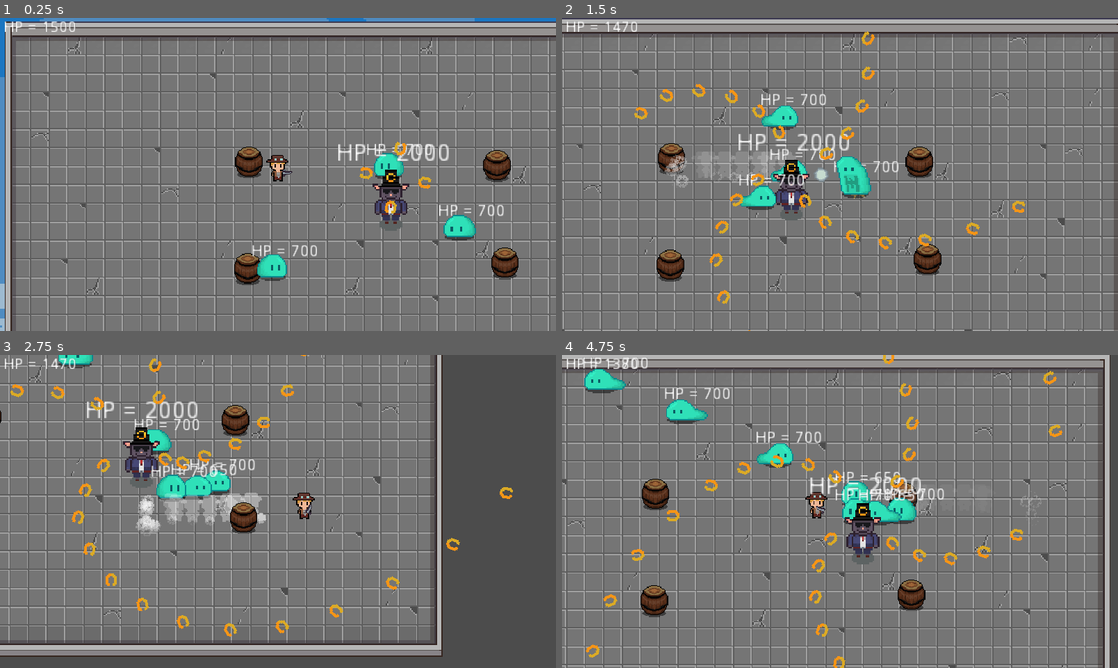
Above: before the commit, frames 1-4 (two rows, left to right).
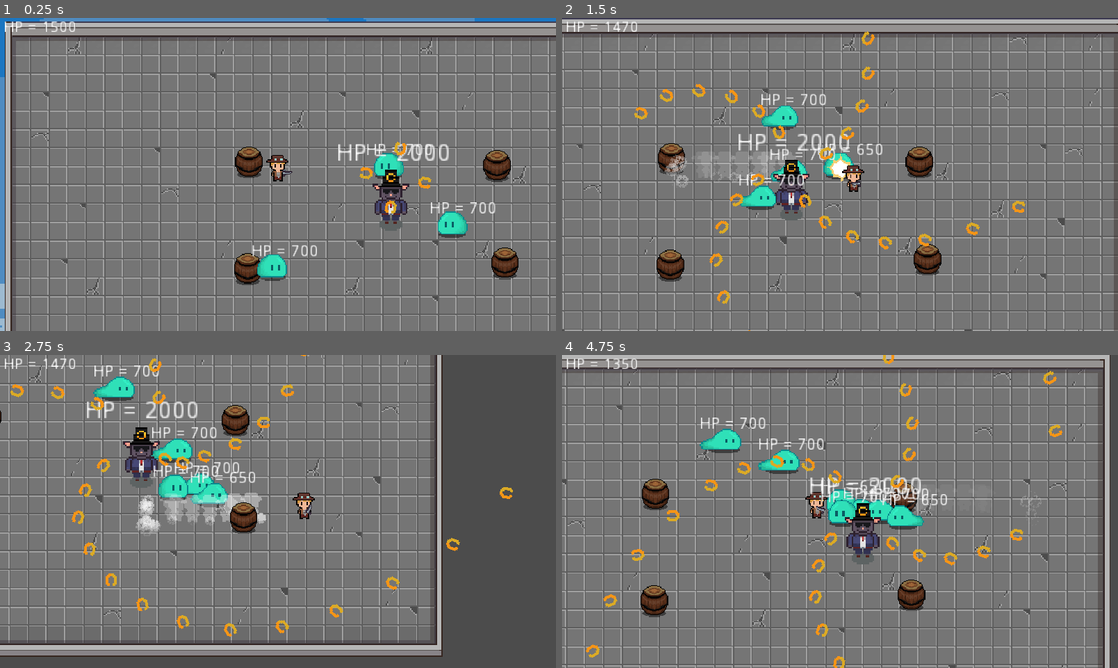
Above: after the commit, the same moments.

Repository: WAIWAI-PARTY/Life-after-people
Game: Godot game, scene res://World.tscn
Two runs of this game, one before a commit and one after it. Both use one fixed random seed, a clock stepped at 60 frames per second and the inputs below.
Inputs (mouse positions are in pixels of both pictures, inside the frame that each line leads up to):
- Up to frame 1 (0.25 s): no input
- Up to frame 2 (1.5 s): move the mouse to (962, 158) at 0.52 s; hold D (ui_right) 0.53-1.28 s; tap Space (dash) at 0.6 s; move the mouse to (728, 190) at 1.27 s; hold S (ui_down) from 1.28 s (still down); click (728, 190) at 1.35 s
- Up to frame 3 (2.75 s): move the mouse to (333, 442) at 2.02 s; release S (ui_down) at 2.03 s; hold D (ui_right) from 2.03 s (still down); tap Space (dash) at 2.1 s
- Up to frame 4 (4.75 s): move the mouse to (812, 574) at 2.77 s; release D (ui_right) at 2.78 s; hold W (ui_up) 2.78-3.53 s; click (812, 574) at 2.85 s; move the mouse to (1006, 558) at 3.52 s; hold A (ui_left) from 3.53 s (still down); tap Space (dash) at 3.6 s; move the mouse to (673, 464) at 4.27 s; click (673, 464) at 4.35 s

The runs differ from the first frame. In frame 1, 0.6% of the frame differs, in the area x 77-91%, y 58-72%; in frame 2, 1.0%; in frame 3, 2.7%; in frame 4, 3.9%, in the area x 3-70%, y 0-56%.

Commit message:
increase slime detection area

Diff:
--- a/Enemy/Slime.tscn
+++ b/Enemy/Slime.tscn
@@ -255,7 +255,7 @@
 
 [node name="PlayerDetectionZone" parent="." instance=ExtResource( 7 )]
 visible = false
-scale = Vector2( 1.5, 1.5 )
+scale = Vector2( 3, 3 )
 
 [node name="CollisionShape2D" parent="PlayerDetectionZone" index="0"]
 shape = SubResource( 13 )
